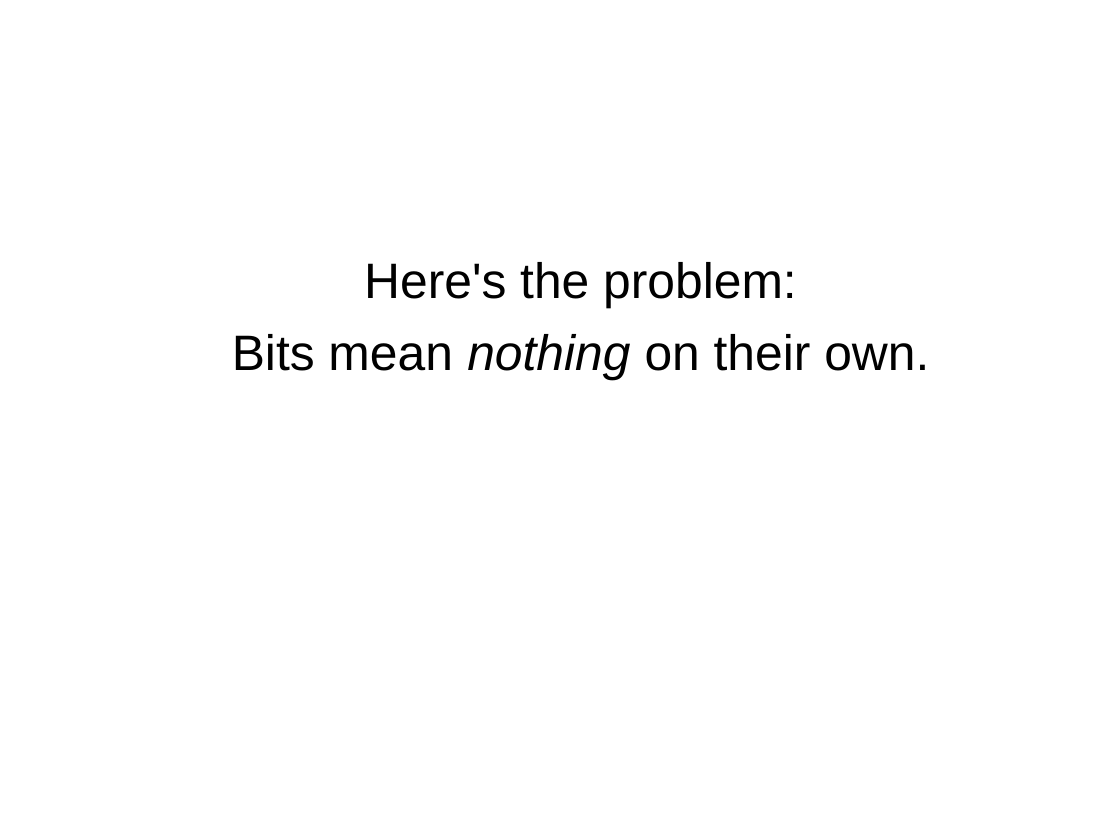
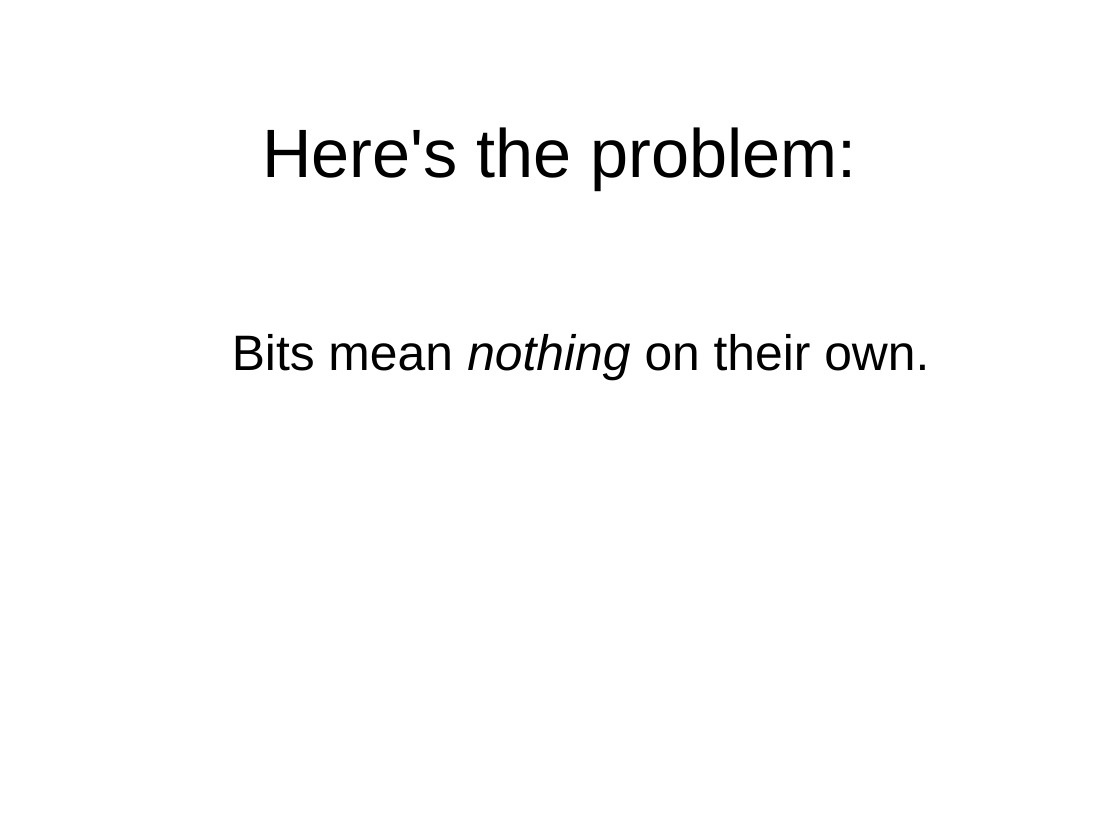
Before and after one commit to toneill/naa, a slide deck: slide 11 of doco/digital-preservation-chris-smart.odp. Drawn at 1120x840 pixels with LibreOffice and Linux fonts; fonts in the diff are those of the drawing; background and template pictures are left out. Boxes give left, top, right and bottom in pixels: in the first picture for what was removed or moved away, otherwise in the second. Text is boxed around its words. In the diff, an @@ line names an element or a change of style, - is before the commit and + after.

```diff
--- a/doco/digital-preservation-chris-smart.odp
+++ b/doco/digital-preservation-chris-smart.odp
@@ title added at [262, 127, 857, 190], 44 pt, text #000000 @@
+Here's the problem:
@@ text at [364, 262, 797, 308]: paragraph removed @@
-• Here's the problem:
```
Also in this commit, not shown: 13 other slides changed, 2 slides added, 2 slides removed.
